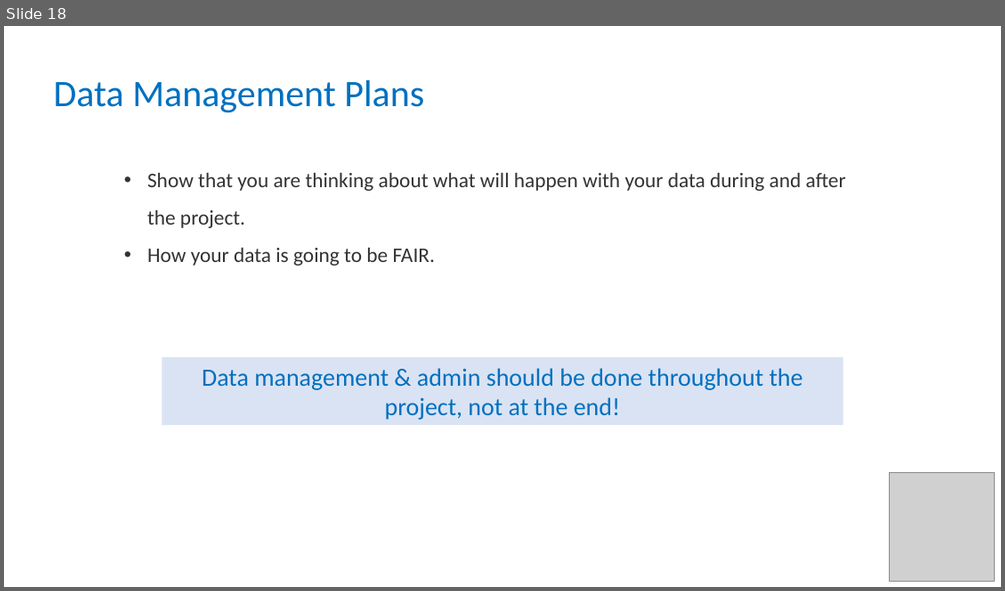
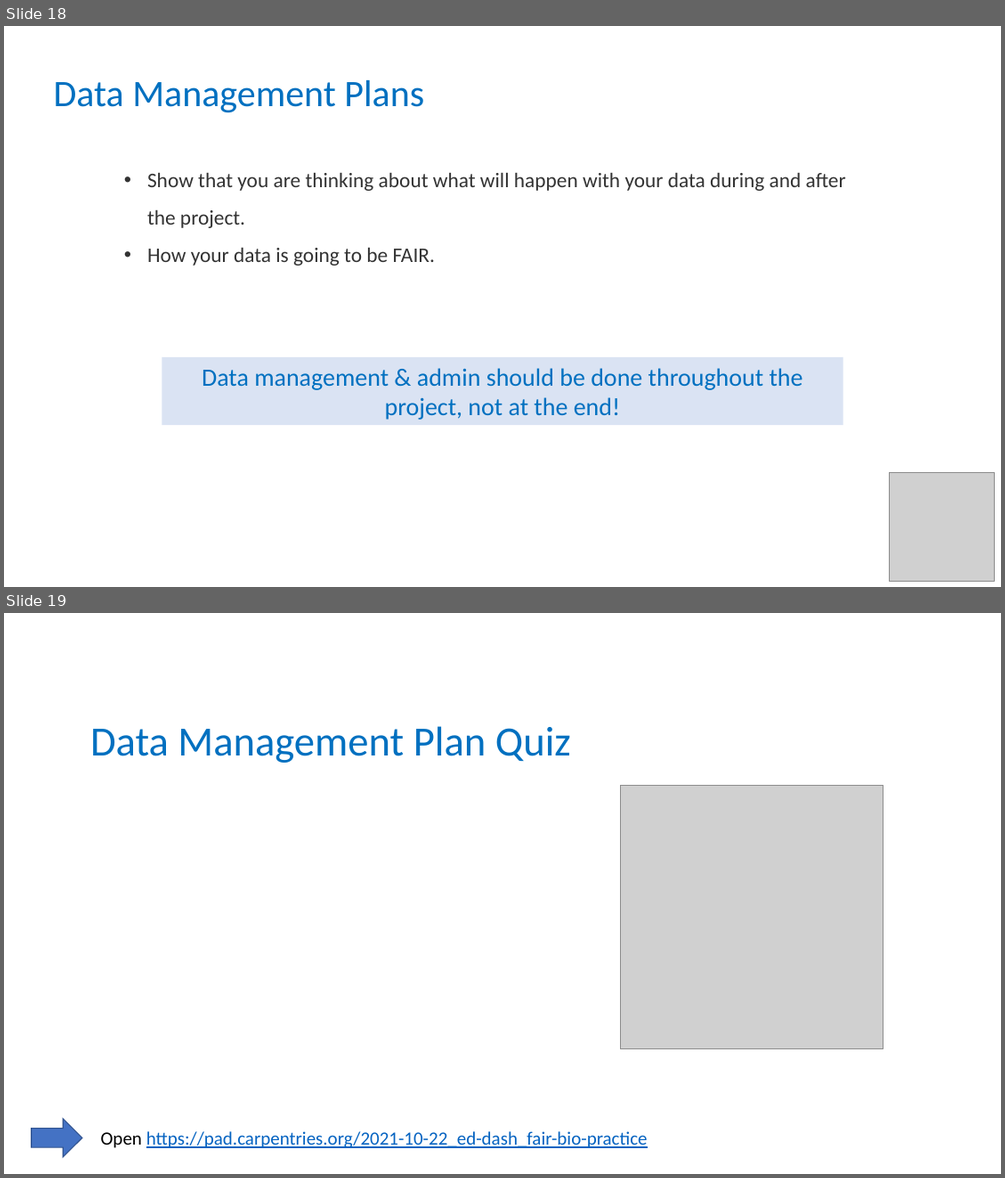
Before and after one commit to carpentries-incubator/fair-bio-practice, a slide deck: instructors/14-data_management_planning_v2.0.pptx. Shown one above the other, each under a label of ours: slide 18 before the commit, slides 18 and 19 after it. The pictures are 1005x591 and 1005x1178 pixels, drawn with LibreOffice and Linux fonts; fonts in the diff are those of the drawing; grey boxes stand for pictures. Boxes give left, top, right and bottom in pixels: in the first picture for what was removed or moved away, otherwise in the second. Text is boxed around its words. In the diff, an @@ line names an element or a change of style, - is before the commit and + after.

Commit message:
added quiz to DMP slides

```diff
--- a/instructors/14-data_management_planning_v2.0.pptx
+++ b/instructors/14-data_management_planning_v2.0.pptx
@@ slide 19 added at box(4, 613, 1001, 1174), background #FFFFFF @@
@@ title added at box(90, 726, 571, 763), 40 pt, text #0070C0 @@
+Data Management Plan Quiz
@@ picture added at box(620, 785, 883, 1048) @@
@@ down arrow added at box(32, 1119, 82, 1157), fill #4472C4, outline #325491 1 pt @@
@@ text added at box(101, 1131, 647, 1148), 18 pt, text #0563C1, underline @@
+Open https://pad.carpentries.org/2021-10-22_ed-dash_fair-bio-practice
```
Also in this commit, not shown: 2 slides changed, 1 other slide added.
